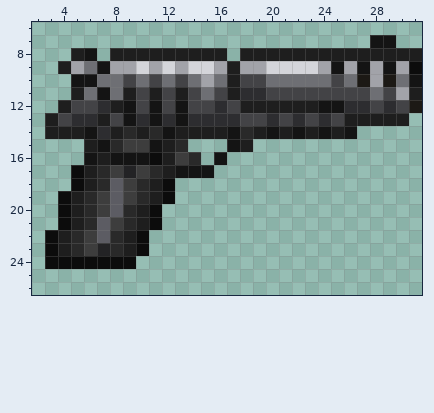
Pixel-art sprite -- Resources/Textures/_Funkystation/Objects/Weapons/Guns/Pistols/wyvern.rsi/base.png. Above: the version before the commit.
The file is 32x32 pixels. Colours within 5 levels of each other are drawn and written as one. Shown: x 2..31, y 6..26.
The same view after the edit:
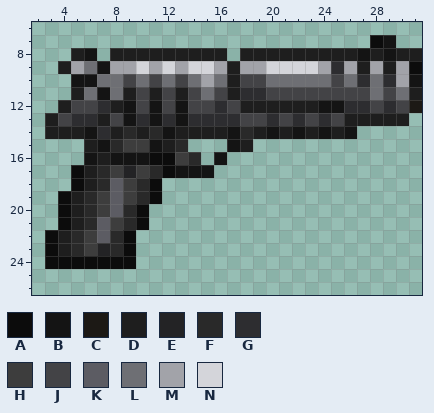
Palette (. is transparent): A #0c0c0c  B #141414  C #1c1915  D #1e1e1e  E #232325  F #292929  G #2d2d30  H #3d3d3d  J #434346  K #5c5c63  L #6e6f74  M #a2a3a9  N #d4d5da
Changes in this commit:
y 7: x 28 B -> A
y 8: x 27 D -> B; x 29 D -> B
y 9: x 25 B -> G; x 27 B -> D; x 29 B -> D
y 10: x 27..30 CMCL -> GLGM
y 11: x 30 M -> L
y 16..17: x 12 D -> A
y 18..19: x 11..12 DA -> A.
y 20..21: x 10..11 DA -> A.
y 22..23: x 9..10 DA -> A.
Boxes around the changes in both pictures, in picture pixels (x1, y1, x2, y2):
changed: (331, 35, 409, 100)
changed: (123, 152, 175, 256)
